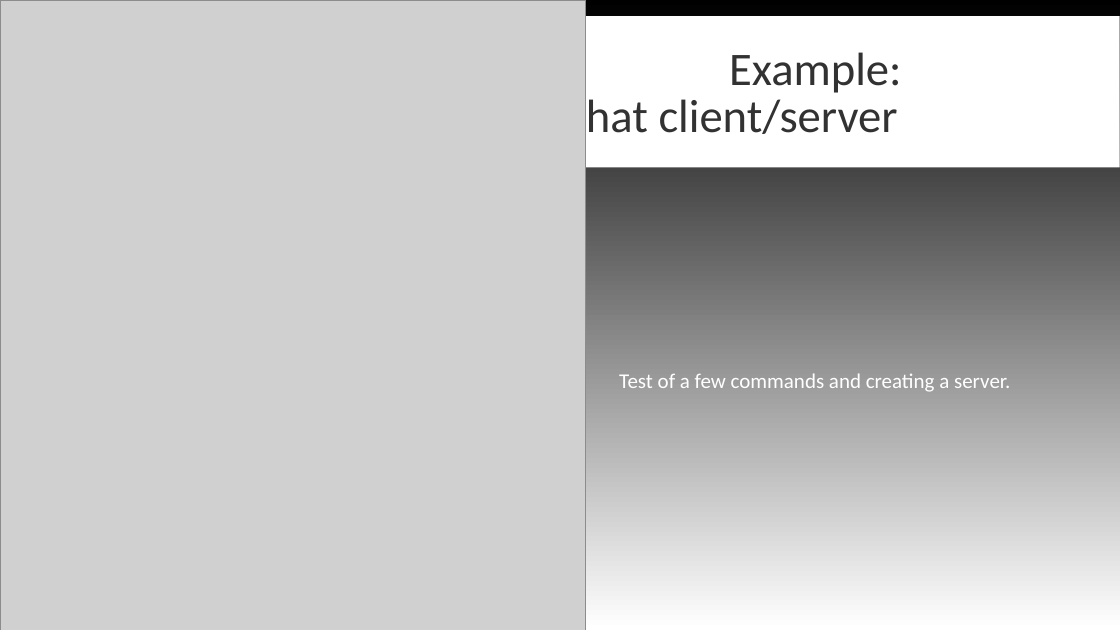
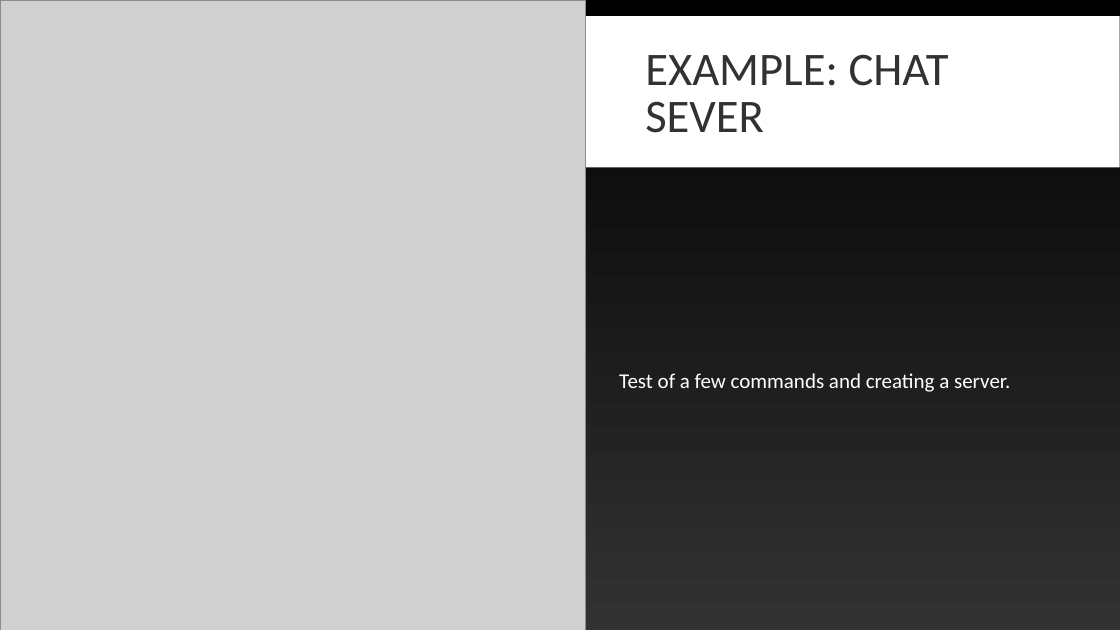
Before and after one commit to Blankpanda/chat_client, a slide deck: slide 23 of powerpoint/resources/Final Presentation Caleb Ellis.ppt. Drawn at 1120x630 pixels with LibreOffice and Linux fonts; fonts in the diff are those of the drawing; grey boxes stand for pictures. Boxes give left, top, right and bottom in pixels: in the first picture for what was removed or moved away, otherwise in the second. Text is boxed around its words. In the diff, an @@ line names an element or a change of style, - is before the commit and + after.

```diff
--- a/powerpoint/resources/Final Presentation Caleb Ellis.ppt
+++ b/powerpoint/resources/Final Presentation Caleb Ellis.ppt
@@ background gradient #000000 to #FFFFFF to gradient #000000 to #323232 @@
@@ title at (645,54,949,133): text changed @@
-Example: Chat client/server
+EXAMPLE: CHAT SEVER
```
Also in this commit, not shown: 36 other slides changed, 2 slides added, 2 slides removed, 4 other files.
